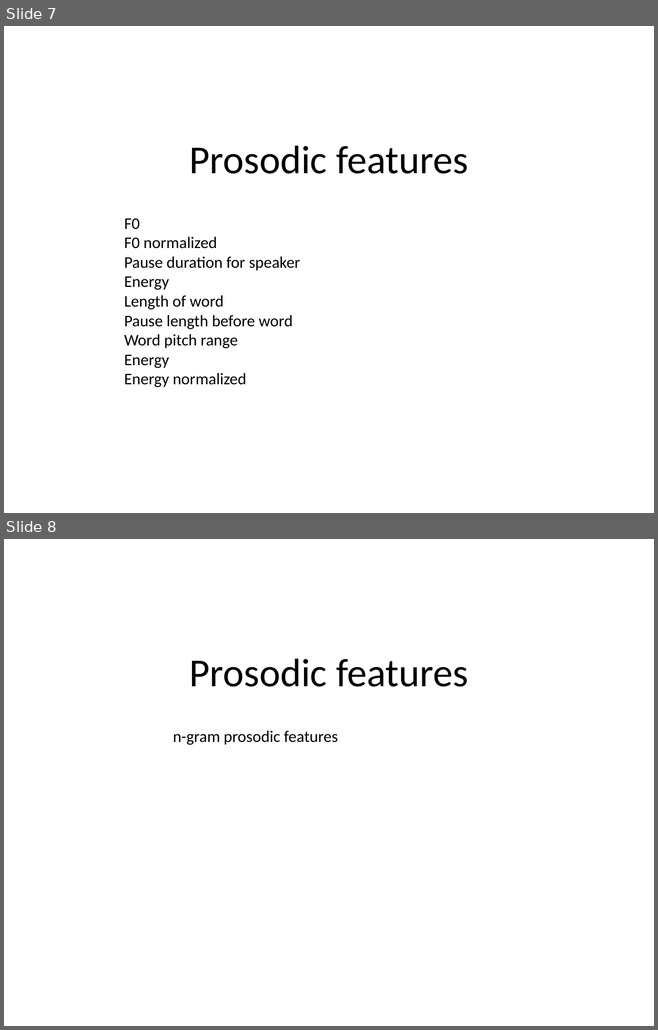
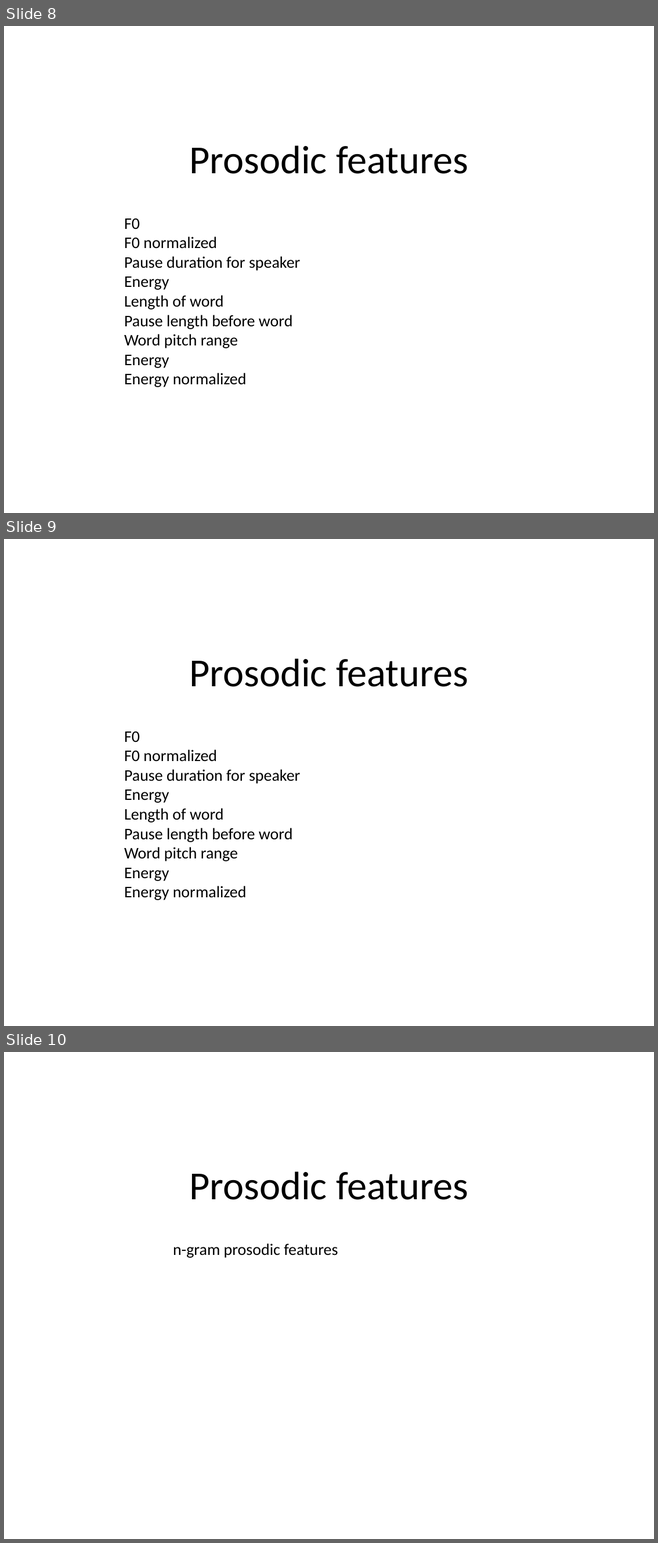
Before and after one commit to elingg/um-err-hmm, a slide deck: Poster.pptx. Shown one above the other, each under a label of ours: slides 7 and 8 before the commit, slides 8, 9 and 10 after it. The pictures are 658x1030 and 658x1543 pixels, drawn with LibreOffice and Linux fonts; fonts in the diff are those of the drawing. Boxes give left, top, right and bottom in pixels: in the first picture for what was removed or moved away, otherwise in the second. Text is boxed around its words. In the diff, an @@ line names an element or a change of style, - is before the commit and + after.

```diff
--- a/Poster.pptx
+++ b/Poster.pptx
@@ slide 9 added at [4, 539, 654, 1026], background #FFFFFF @@
@@ title added at [189, 658, 468, 687], 44 pt, text #000000 @@
+Prosodic features
@@ text added at [124, 732, 300, 900], 18 pt, text #000000 @@
+F0
+F0 normalized
+Pause duration for speaker
+Energy
+Length of word
+Pause length before word
+Word pitch range
+Energy
+Energy normalized
@@ what was slide 7 is now slide 8 @@
@@ what was slide 8 is now slide 10 @@
```
Also in this commit, not shown: 2 slides changed, 1 other slide added, 4 other files.
